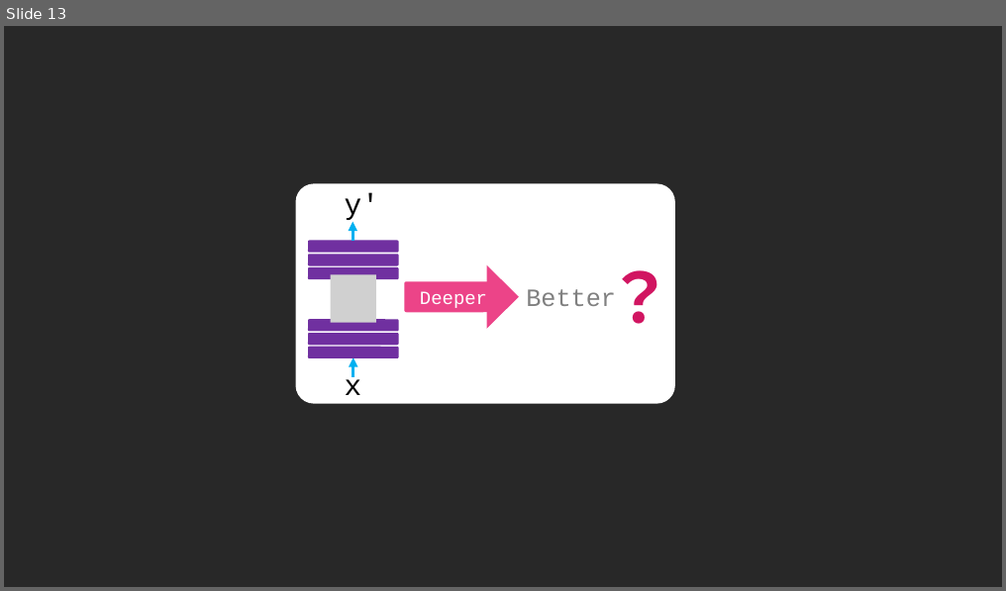
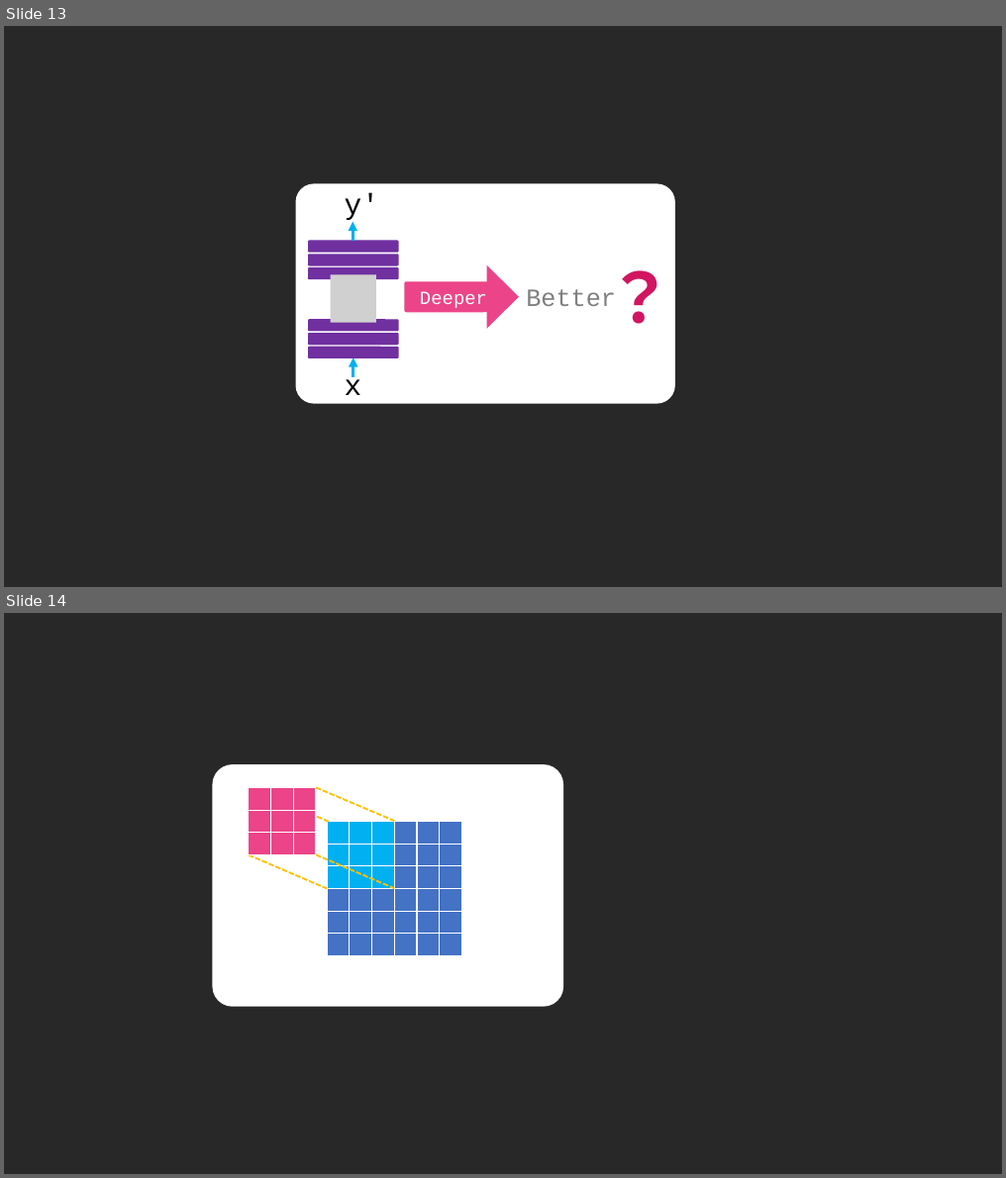
Before and after one commit to CSP-GD/deep-learning-summary, a slide deck: img/img.pptx. Shown one above the other, each under a label of ours: slide 13 before the commit, slides 13 and 14 after it. The pictures are 1006x591 and 1006x1178 pixels, drawn with LibreOffice and Linux fonts; fonts in the diff are those of the drawing; grey boxes stand for pictures. Boxes give left, top, right and bottom in pixels: in the first picture for what was removed or moved away, otherwise in the second. Text is boxed around its words. In the diff, an @@ line names an element or a change of style, - is before the commit and + after.

```diff
--- a/img/img.pptx
+++ b/img/img.pptx
@@ slide 14 added at [4,613,1002,1174], background #282828 @@
@@ rounded rectangle added at [212,764,563,1007], fill #FFFFFF @@
@@ line added from (250, 788) to (328, 822), #FFC000 1.75 pt dashed @@
@@ line added from (316, 787) to (395, 821), #FFC000 1.75 pt dashed @@
@@ group added at [249,787,316,855]: 9 rectangles @@
@@ line added from (249, 855) to (328, 888), #FFC000 1.75 pt dashed @@
@@ line added from (316, 855) to (395, 888), #FFC000 1.75 pt dashed @@
@@ group added at [328,821,395,888]: 9 rectangles @@
@@ group added at [395,821,462,888]: 9 rectangles @@
@@ group added at [328,888,395,956]: 9 rectangles @@
@@ group added at [395,888,462,956]: 9 rectangles @@
```
Also in this commit, not shown: 4 other slides added, 8 other files.
